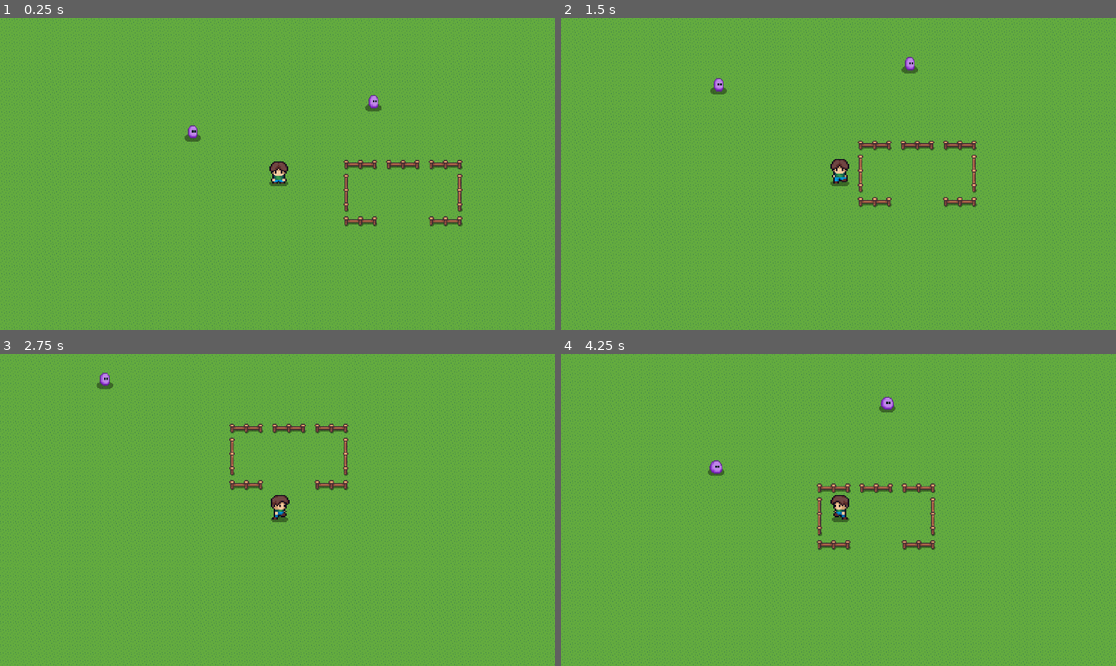
Above: before the commit, frames 1-4 (two rows, left to right).
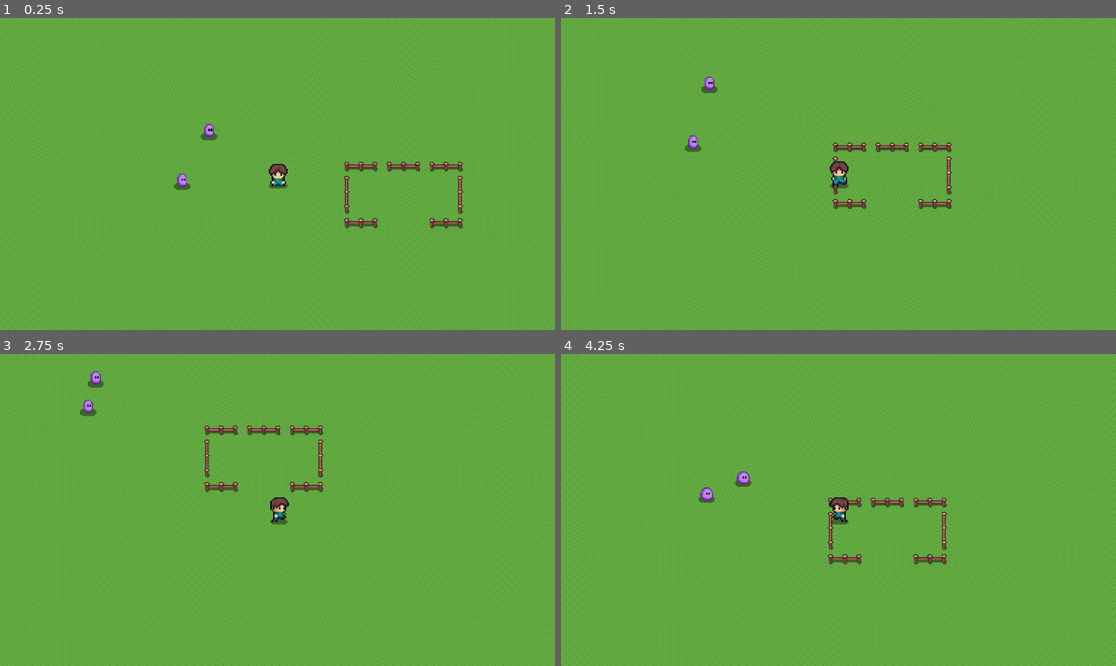
Above: after the commit, the same moments.

Repository: GrecoLucas/skibidlegends
Game: Godot game, scene res://main_scene/playerbody.tscn
Two runs of this game, one before a commit and one after it. Both use one fixed random seed, a clock stepped at 60 frames per second and the inputs below.
Inputs:
- Up to frame 1 (0.25 s): no input
- Up to frame 2 (1.5 s): tap Enter (ui_accept) at 0.5, 0.6, 0.77, 1.07, 1.35 s; hold Right (ui_right) 0.53-1.28 s; hold Down (ui_down) from 1.28 s (still down)
- Up to frame 3 (2.75 s): tap Enter (ui_accept) at 1.52, 1.82, 2.1 s; release Down (ui_down) at 2.03 s; hold Right (ui_right) from 2.03 s (still down)
- Up to frame 4 (4.25 s): release Right (ui_right) at 2.78 s; hold Up (ui_up) 2.78-3.53 s; tap Enter (ui_accept) at 2.85, 3.02, 3.32, 3.6, 3.77, 4.07 s; hold Left (ui_left) from 3.53 s (still down)

The runs differ from the first frame. In frame 1, 9.4% of the frame differs, in the area x 0-100%, y 0-100%; in frame 2, 7.3%; in frame 3, 7.3%; in frame 4, 11%.

Commit message:
epic combat

Diff:
--- a/skibid-legends/killzone.tscn
+++ b/skibid-legends/killzone.tscn
@@ -3,8 +3,8 @@
 [ext_resource type="Script" uid="uid://rnlqk3eggkg7" path="res://killzone.gd" id="1_3brf5"]
 
 [node name="killzone" type="Area2D"]
-collision_layer = 3
-collision_mask = 3
+collision_layer = 2
+collision_mask = 2
 script = ExtResource("1_3brf5")
 
 [node name="Timer" type="Timer" parent="."]
--- a/skibid-legends/main_scene/playerbody.tscn
+++ b/skibid-legends/main_scene/playerbody.tscn
@@ -50,10 +50,10 @@
 
 [node name="TextureRect" type="TextureRect" parent="."]
 texture_filter = 1
-offset_left = -1591.0
-offset_top = -1227.0
-offset_right = 3307.0
-offset_bottom = 2374.0
+offset_left = -1472.0
+offset_top = -1321.0
+offset_right = 3426.0
+offset_bottom = 2280.0
 texture = ExtResource("1_4f38u")
 stretch_mode = 1
 
@@ -65,11 +65,13 @@
 layer_0/tile_data = PackedInt32Array(327698, 65536, 0, 327699, 131072, 0, 327700, 196608, 0, 393234, 0, 0, 458770, 0, 1 …(281 unchanged characters)…
 
 [node name="Slime" parent="." instance=ExtResource("3_irq3h")]
+position = Vector2(33, -7)
 script = ExtResource("4_w8k62")
 
 [node name="CharacterBody2D" parent="." instance=ExtResource("3_w8k62")]
+position = Vector2(-2, 1)
 script = ExtResource("4_bini3")
 
 [node name="Slime2" parent="." instance=ExtResource("3_irq3h")]
-position = Vector2(391, -68)
+position = Vector2(-7, 91)
 script = ExtResource("4_w8k62")
--- /dev/null
+++ b/skibid-legends/player/attackarea.gd
@@ -0,0 +1,13 @@
+extends Area2D
+
+@onready var player: CharacterBody2D = $".."
+
+func check_attack() -> void:
+	for area in get_overlapping_areas():
+		print("slime entered")  # Apenas no momento certo
+
+		var parent = area.get_parent()  # Obtém o nó pai da área
+		print(parent)
+		if player.attacking and parent.has_method("die"):
+			print("player hit", parent.name)  # Exibe o nome do pai para depuração
+			parent.die()  # Chama o método die() do Slime
--- /dev/null
+++ b/skibid-legends/player/attackarea.tscn
@@ -0,0 +1,10 @@
+[gd_scene load_steps=2 format=3 uid="uid://ya0taygoxymy"]
+
+[ext_resource type="Script" uid="uid://bi238yinui5t0" path="res://player/attackarea.gd" id="1_wthjr"]
+
+[node name="Area2D" type="Area2D"]
+script = ExtResource("1_wthjr")
+
+[connection signal="area_shape_entered" from="." to="." method="_on_area_shape_entered"]
+[connection signal="area_shape_exited" from="." to="." method="_on_area_shape_exited"]
+[connection signal="body_entered" from="." to="." method="_on_body_entered"]
--- a/skibid-legends/player/player.gd
+++ b/skibid-legends/player/player.gd
@@ -2,34 +2,56 @@
 
 const SPEED = 200.0
 
-@onready var animated_sprite = $Sprite2D  # Certifique-se do nome correto
-
+@onready var animated_sprite: AnimatedSprite2D = $Sprite2D
+@onready var attack_area: Area2D = $Area2D
 var last_direction = "stand_down"
+var attacking = false
 
 func _physics_process(delta: float) -> void:
 	var direction := Input.get_vector("ui_left", "ui_right", "ui_up", "ui_down")
+	velocity = direction * SPEED
+	move_and_slide()
 
-	# Aplica a velocidade ao personagem
-	velocity = direction * SPEED
+	# Se o jogador estiver atacando, não altera a animação até que ele se mova
+	if attacking:
+		if direction != Vector2.ZERO:
+			attacking = false
+		else:
+			return
 
-	# Determina qual animação tocar
+	# Determina a animação de movimento
 	if direction != Vector2.ZERO:
 		if direction.x > 0:
 			animated_sprite.flip_h = false
 			animated_sprite.play("walk_right")
-			last_direction = "stand_right"
+			last_direction = "right"
 		elif direction.x < 0:
 			animated_sprite.flip_h = true
 			animated_sprite.play("walk_left")
-			last_direction = "stand_right"
+			last_direction = "left"
 		elif direction.y > 0:
 			animated_sprite.play("walk_down")
-			last_direction = "stand_down"
+			last_direction = "down"
 		elif direction.y < 0:
 			animated_sprite.play("walk_up")
-			last_direction = "stand_up"
+			last_direction = "up"
 	else:
-		animated_sprite.play(last_direction)
+		animated_sprite.play("stand_" + last_direction)
 
+	# Verifica se o jogador apertou espaço para atacar
+	if Input.is_action_just_pressed("ui_accept"):
+		attack()
 
-	move_and_slide()
+func attack() -> void:
+	if attacking:
+		return
+
+	attacking = true
+	print("Player started attacking")  # Depuração
+
+	attack_area.check_attack()  # Chama a verificação manualmente
+
+	var attack_animation = "attack_" + last_direction
+	animated_sprite.play(attack_animation)
+	await animated_sprite.animation_finished
+	attacking = false
--- a/skibid-legends/player/player.tscn
+++ b/skibid-legends/player/player.tscn
@@ -1,6 +1,7 @@
-[gd_scene load_steps=58 format=3 uid="uid://cka5x7ddep4fg"]
+[gd_scene load_steps=60 format=3 uid="uid://cka5x7ddep4fg"]
 
 [ext_resource type="Texture2D" uid="uid://dxn1ywbmdbo2k" path="res://sprites/player/Player.png" id="1_4flbx"]
+[ext_resource type="PackedScene" uid="uid://ya0taygoxymy" path="res://player/attackarea.tscn" id="2_rkbax"]
 
 [sub_resource type="AtlasTexture" id="AtlasTexture_oul6g"]
 atlas = ExtResource("1_4flbx")
@@ -434,10 +435,15 @@
 }]
 
 [sub_resource type="CapsuleShape2D" id="CapsuleShape2D_oul6g"]
-radius = 28.0
-height = 56.0
+radius = 19.0
+height = 48.0
+
+[sub_resource type="RectangleShape2D" id="RectangleShape2D_rkbax"]
+size = Vector2(226, 122)
 
 [node name="CharacterBody2D" type="CharacterBody2D"]
+collision_layer = 2
+collision_mask = 2
 
 [node name="Sprite2D" type="AnimatedSprite2D" parent="."]
 texture_filter = 1
@@ -452,4 +458,10 @@
 shape = SubResource("CapsuleShape2D_oul6g")
 
 [node name="Camera2D" type="Camera2D" parent="."]
-position = Vector2(402, 182)
+position = Vector2(403, 177)
+
+[node name="Area2D" parent="." instance=ExtResource("2_rkbax")]
+
+[node name="CollisionShape2D" type="CollisionShape2D" parent="Area2D"]
+position = Vector2(405, 178)
+shape = SubResource("RectangleShape2D_rkbax")
--- a/skibid-legends/slime/slime.gd
+++ b/skibid-legends/slime/slime.gd
@@ -19,6 +19,8 @@
 
 # Função de atualização contínua
 func _physics_process(delta: float) -> void:
+	if !alive:
+		return
 	# Muda a direção aleatória periodicamente (uma vez a cada 60 quadros, por exemplo)
 	if randf() < 0.01:  # Há uma chance pequena de mudar a direção em cada quadro
 		set_random_direction()
@@ -32,3 +34,10 @@
 		animated_sprite_2d.play("slime_walk")
 	else:
 		animated_sprite_2d.play("slime_idle")
+
+func die():
+	print("Slime está morrendo...")
+	alive = false
+	animated_sprite_2d.play("slime_death")
+	await get_tree().create_timer(1.0).timeout  # Espera 1 segundo antes de remover
+	queue_free()
--- a/skibid-legends/slime/slime.tscn
+++ b/skibid-legends/slime/slime.tscn
@@ -127,11 +127,15 @@
 }]
 
 [sub_resource type="RectangleShape2D" id="RectangleShape2D_bpl37"]
-size = Vector2(97.5359, 48.1803)
+size = Vector2(75.5904, 44.954)
+
+[sub_resource type="GDScript" id="GDScript_ms0tw"]
+
+[sub_resource type="RectangleShape2D" id="RectangleShape2D_ms0tw"]
+size = Vector2(75.7136, 45.0678)
 
 [node name="Slime" type="CharacterBody2D"]
 scale = Vector2(0.410105, 0.511633)
-collision_mask = 3
 
 [node name="AnimatedSprite2D" type="AnimatedSprite2D" parent="."]
 texture_filter = 1
@@ -143,7 +147,16 @@
 frame_progress = 0.622055
 
 [node name="killzone" parent="." instance=ExtResource("2_ms0tw")]
+monitoring = false
+monitorable = false
 
 [node name="CollisionShape2D2" type="CollisionShape2D" parent="killzone"]
-position = Vector2(543.763, 222.18)
+position = Vector2(535.229, 223.793)
 shape = SubResource("RectangleShape2D_bpl37")
+
+[node name="slimearea" type="Area2D" parent="."]
+script = SubResource("GDScript_ms0tw")
+
+[node name="CollisionShape2D" type="CollisionShape2D" parent="slimearea"]
+position = Vector2(535.167, 223.736)
+shape = SubResource("RectangleShape2D_ms0tw")
Not shown, added: skibid-legends/player/attackarea.gd.uid
Not shown: 1 places in skibid-legends/slime/slime.tscn that only renumber resources
